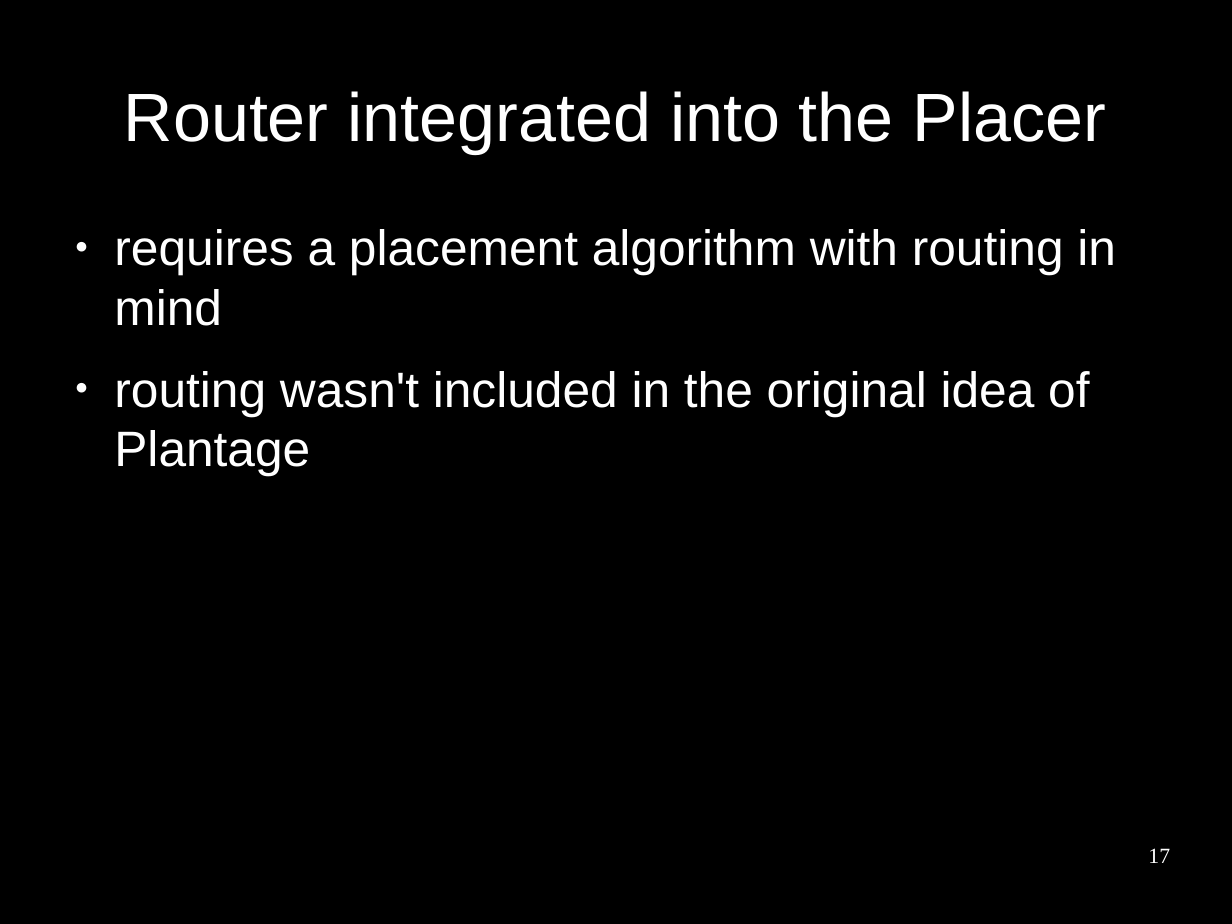
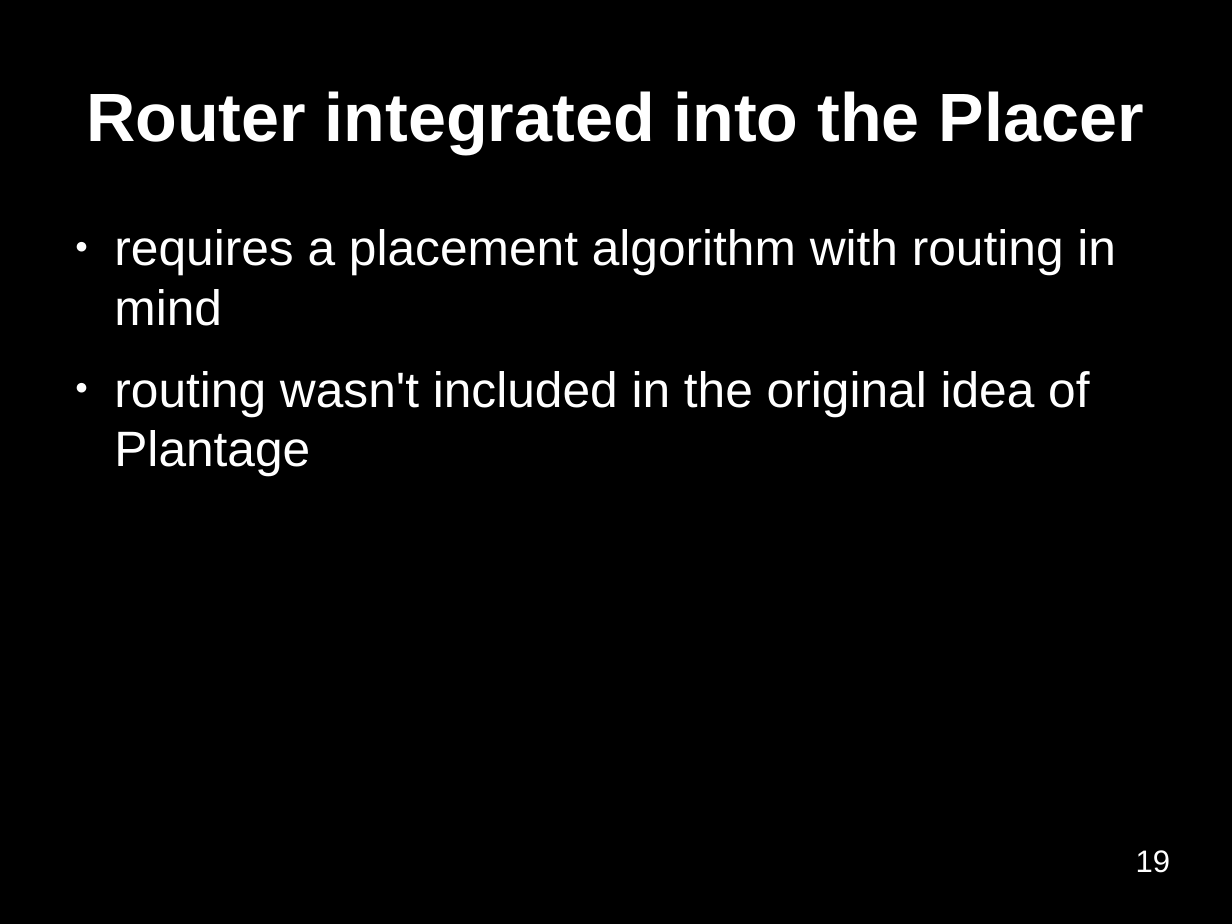
Before and after one commit to benediktibk/bachelorthesis, a slide deck: slide 19 of presentation.odp (slide 17 before the commit). Drawn at 1232x924 pixels with LibreOffice and Linux fonts; fonts in the diff are those of the drawing; background and template pictures are left out. Boxes give left, top, right and bottom in pixels: in the first picture for what was removed or moved away, otherwise in the second. Text is boxed around its words. In the diff, an @@ line names an element or a change of style, - is before the commit and + after.

```diff
--- a/presentation.odp
+++ b/presentation.odp
@@ title "Router integrated into the Placer" at (86,91,1144,153): bold on @@
@@ page number at (1136,850,1171,873): text changed; size 14 to 20 pt; font Times New Roman to Arial @@
-17
+19
```
Also in this commit, not shown: 40 other slides changed, 2 slides added, 1 other file.
